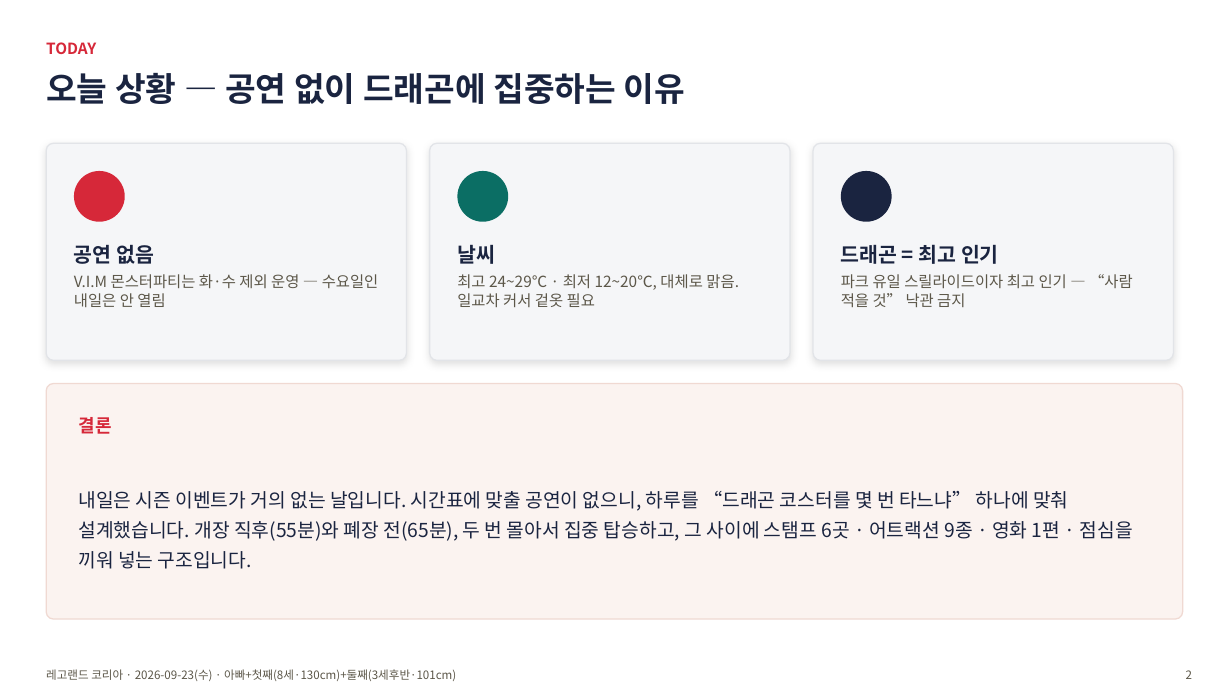
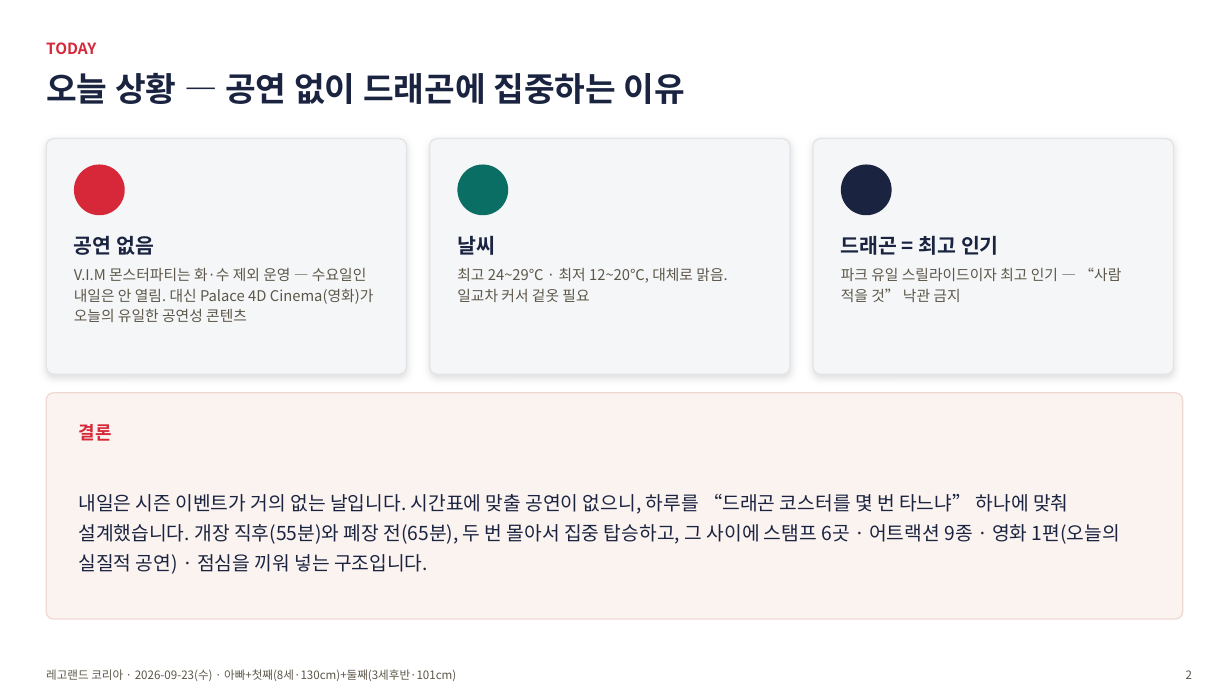
Before and after one commit to wonhee9299/wonee9, a slide deck: slide 2 of family-outings/assets/legoland_20260923_plan.pptx. Drawn at 1232x693 pixels with LibreOffice and Linux fonts; fonts in the diff are those of the drawing. Boxes give left, top, right and bottom in pixels: in the first picture for what was removed or moved away, otherwise in the second. Text is boxed around its words. In the diff, an @@ line names an element or a change of style, - is before the commit and + after.

```diff
--- a/family-outings/assets/legoland_20260923_plan.pptx
+++ b/family-outings/assets/legoland_20260923_plan.pptx
@@ rounded rectangle: place and size @@
-rounded rectangle at bbox=[46, 143, 407, 360]
+rounded rectangle at bbox=[46, 139, 407, 374]
@@ rounded rectangle: place and size @@
-rounded rectangle at bbox=[430, 143, 790, 360]
+rounded rectangle at bbox=[430, 139, 790, 374]
@@ proportions changed in 4 elements at bbox=[46, 393, 1183, 619], bbox=[46, 139, 407, 374], bbox=[430, 139, 790, 374], bbox=[813, 139, 1174, 374] @@
@@ rounded rectangle: place and size @@
-rounded rectangle at bbox=[813, 143, 1174, 360]
+rounded rectangle at bbox=[813, 139, 1174, 374]
@@ 3 ellipses: place and size @@
-3 ellipses at bbox=[74, 171, 892, 222]
+3 ellipses at bbox=[74, 165, 892, 215]
@@ 3 texts: place and size @@
-3 texts at bbox=[74, 244, 999, 264]
+3 texts at bbox=[74, 235, 999, 255]
@@ text at bbox=[74, 268, 374, 322]: text changed; size 12 to 11.5 pt @@
-V.I.M 몬스터파티는 화·수 제외 운영 — 수요일인 내일은 안 열림
+V.I.M 몬스터파티는 화·수 제외 운영 — 수요일인 내일은 안 열림. 대신 Palace 4D Cinema(영화)가 오늘의 유일한 공연성 콘텐츠
@@ text "최고 24~29℃ · 최저 12~20℃, ..." at bbox=[457, 268, 727, 302]: size 12 to 11.5 pt; line spacing 1 to 1.15 @@
@@ text "파크 유일 스릴라이드이자 최고 인기 ..." at bbox=[841, 268, 1121, 302]: size 12 to 11.5 pt; line spacing 1 to 1.15 @@
@@ rounded rectangle: place and size @@
-rounded rectangle at bbox=[46, 384, 1183, 619]
+rounded rectangle at bbox=[46, 393, 1183, 619]
@@ text "결론": place and size @@
-text "결론" at bbox=[79, 417, 112, 434]
+text "결론" at bbox=[79, 424, 112, 441]
@@ text at bbox=[79, 494, 1120, 574]: text changed @@
-내일은 시즌 이벤트가 거의 없는 날입니다. 시간표에 맞출 공연이 없으니, 하루를 “드래곤 코스터를 몇 번 타느냐” 하나에 맞춰 설계했습니다. 개장 직후(55분)와 폐장 전(65분), 두 번 몰아서 집중 탑승하고, 그 사이에 스탬프 6곳 · 어트랙션 9종 · 영화 1편 · 점심을 끼워 넣는 구조입니다.
+내일은 시즌 이벤트가 거의 없는 날입니다. 시간표에 맞출 공연이 없으니, 하루를 “드래곤 코스터를 몇 번 타느냐” 하나에 맞춰 설계했습니다. 개장 직후(55분)와 폐장 전(65분), 두 번 몰아서 집중 탑승하고, 그 사이에 스탬프 6곳 · 어트랙션 9종 · 영화 1편(오늘의 실질적 공연) · 점심을 끼워 넣는 구조입니다.
```
Also in this commit, not shown: 1 other file.
